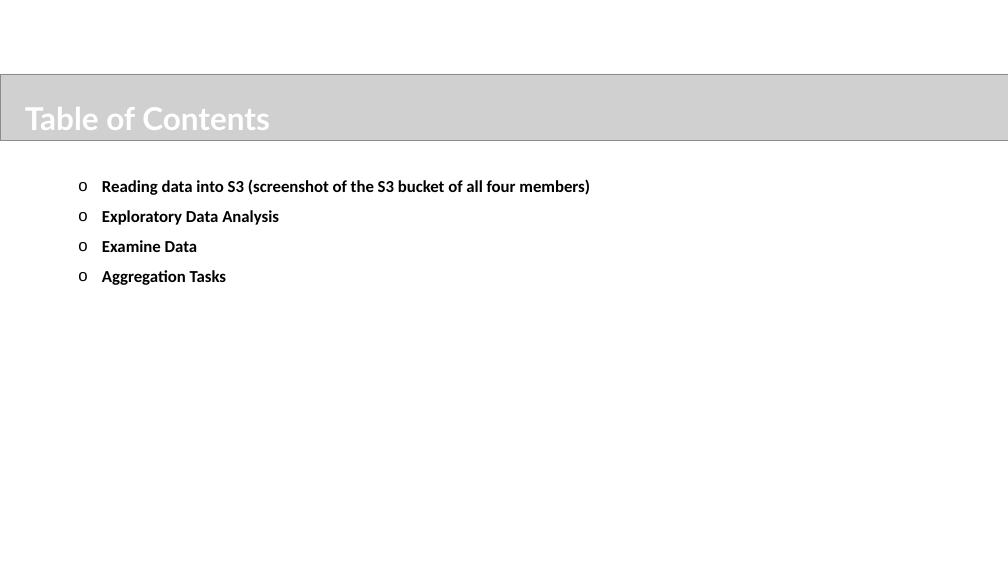
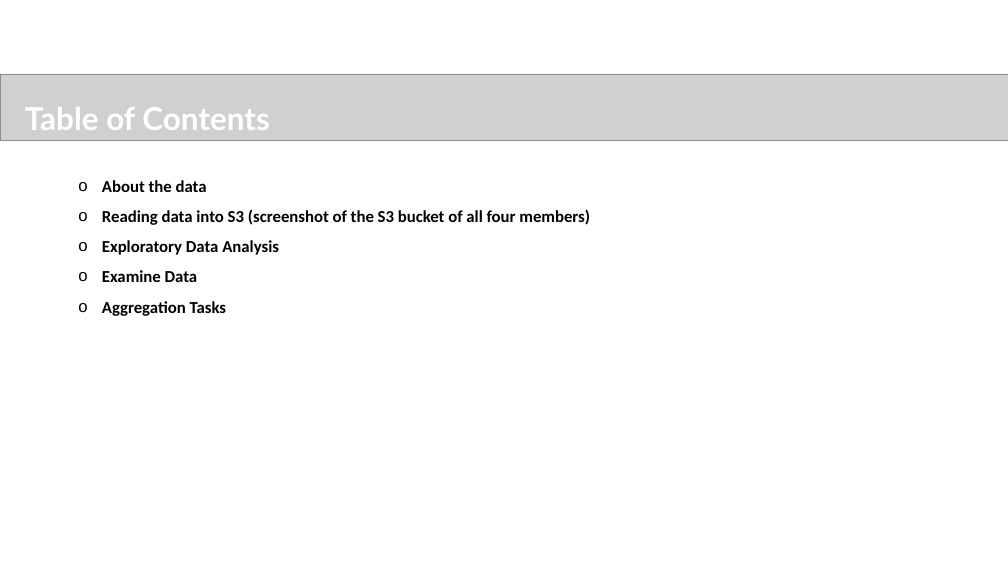
Before and after one commit to sureshballa/data-science-projects, a slide deck: slide 2 of NYC Parking Tickets EDA/FayizMayamVeettil_DDA1730041_main.pptx. Drawn at 1008x567 pixels with LibreOffice and Linux fonts; fonts in the diff are those of the drawing; grey boxes stand for pictures; background and template pictures are left out. Boxes give left, top, right and bottom in pixels: in the first picture for what was removed or moved away, otherwise in the second. Text is boxed around its words. In the diff, an @@ line names an element or a change of style, - is before the commit and + after.

```diff
--- a/NYC Parking Tickets EDA/FayizMayamVeettil_DDA1730041_main.pptx
+++ b/NYC Parking Tickets EDA/FayizMayamVeettil_DDA1730041_main.pptx
@@ text at (x1=102, y1=180, x2=207, y2=192): paragraph added @@
+  o About the data
```
Also in this commit, not shown: 8 other slides changed, 5 slides added, 2 other files.
